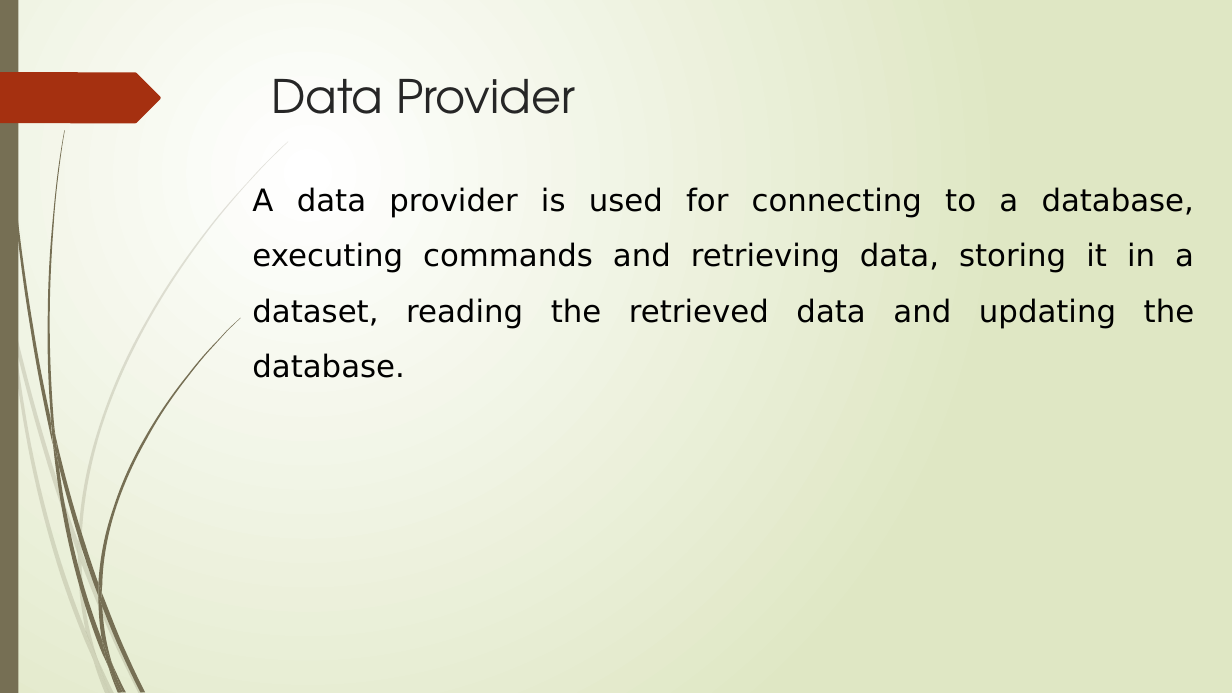
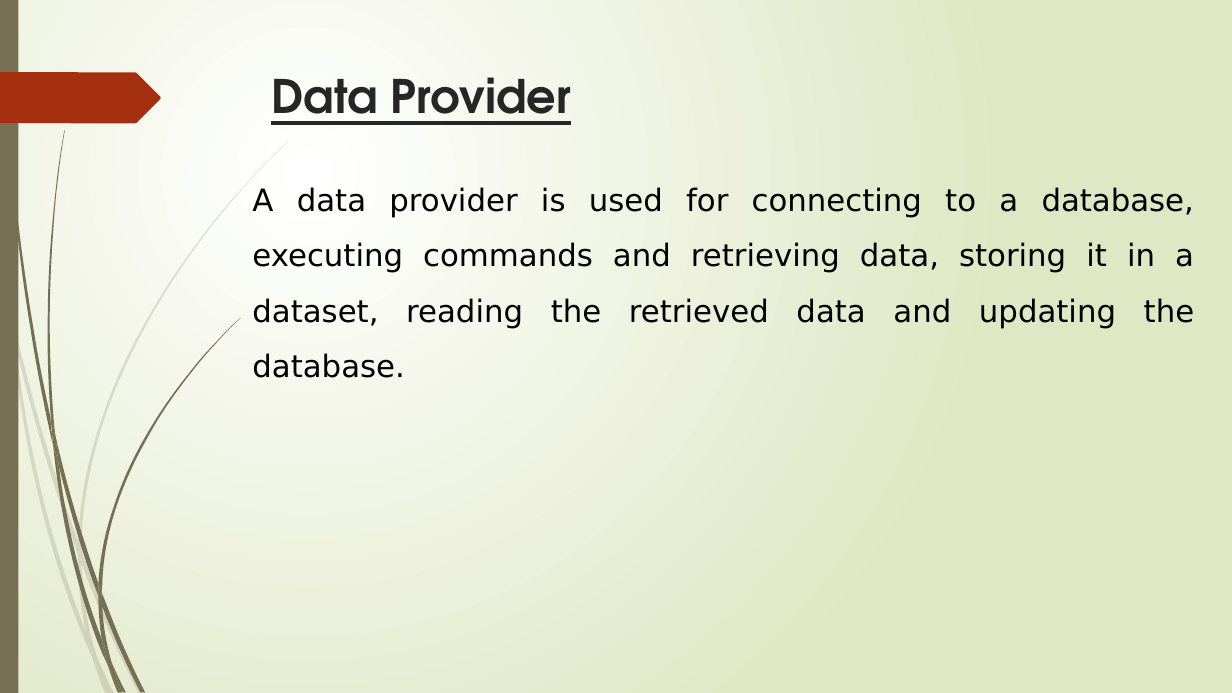
Before and after one commit to factopic/Visaul_Basic, a slide deck: slide 22 of PPT/VB_1.pptx. Drawn at 1232x693 pixels with LibreOffice and Linux fonts; fonts in the diff are those of the drawing. Boxes give left, top, right and bottom in pixels: in the first picture for what was removed or moved away, otherwise in the second. Text is boxed around its words. In the diff, an @@ line names an element or a change of style, - is before the commit and + after.

```diff
--- a/PPT/VB_1.pptx
+++ b/PPT/VB_1.pptx
@@ title "Data Provider" at <box>271,77,571,125</box>: bold on, underline on @@
```
Also in this commit, not shown: 1 other slide changed.
